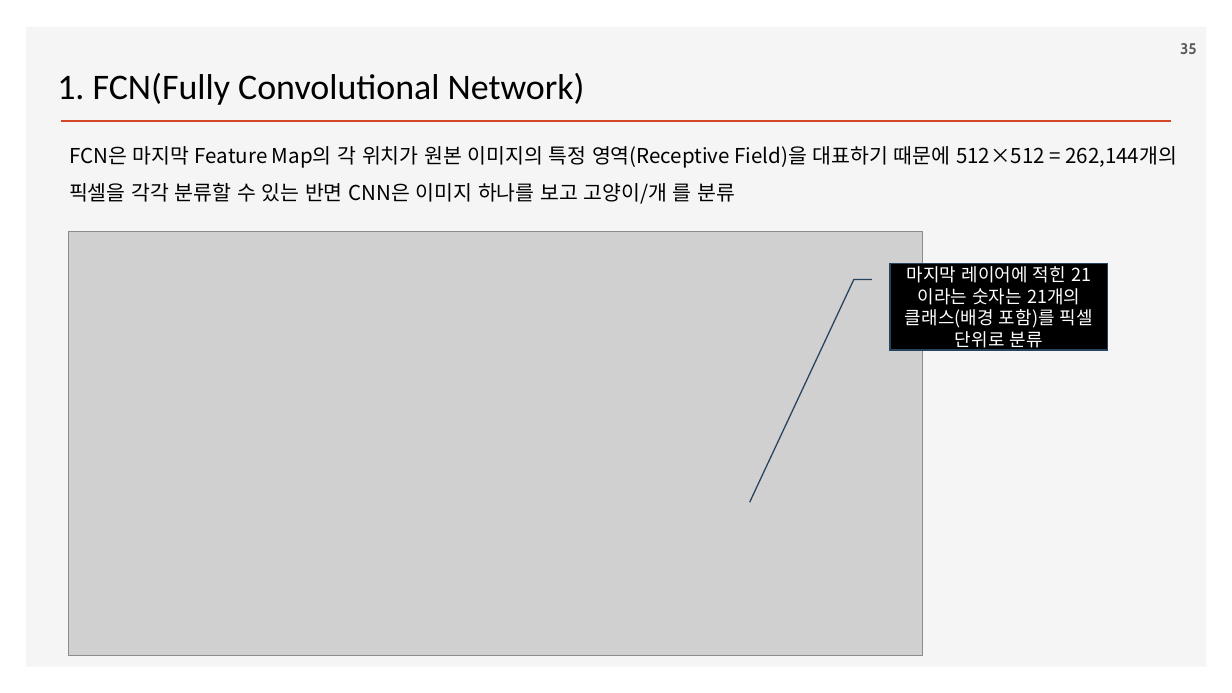
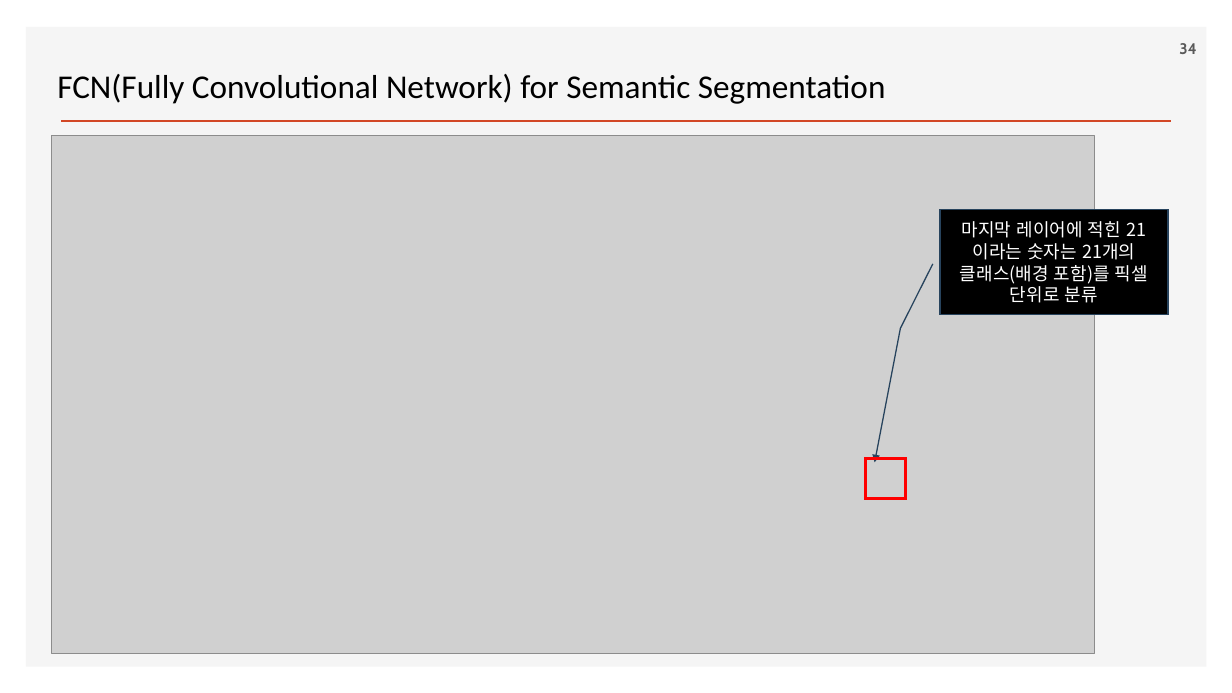
Before and after one commit to ancestor9/2026_Fall_Deep-Learning-with-Python, a slide deck: slide 34 of Chapter 11 Image segmentation.pptx (slide 35 before the commit). Drawn at 1232x693 pixels with LibreOffice and Linux fonts; fonts in the diff are those of the drawing; grey boxes stand for pictures; background and template pictures are left out. Boxes give left, top, right and bottom in pixels: in the first picture for what was removed or moved away, otherwise in the second. Text is boxed around its words. In the diff, an @@ line names an element or a change of style, - is before the commit and + after.

```diff
--- a/Chapter 11 Image segmentation.pptx
+++ b/Chapter 11 Image segmentation.pptx
@@ page number at (1179,43,1196,54): text changed @@
-35
+34
@@ text at (57,74,886,104): text changed; size 28 to 25.9 pt @@
-1. FCN(Fully Convolutional Network)
+FCN(Fully Convolutional Network) for Semantic Segmentation
@@ picture: place and size @@
-picture at (68,231,922,655)
+picture at (52,135,1095,653)
@@ text removed at (69,146,1177,204) @@
-FCN은 마지막 Feature Map의 각 위치가 원본 이미지의 특정 영역(Receptive Field)을 대표하기 때문에 512×512 = 262,144개의 픽셀을 각각 분류할 수 있는 반면 CNN은 이미지 하나를 보고 고양이/개 를 분류
@@ border callout "마지막 레이어에 적힌 21이라는 숫자는 ...": place and size @@
-border callout "마지막 레이어에 적힌 21이라는 숫자는 ..." at (890,263,1108,350)
+border callout "마지막 레이어에 적힌 21이라는 숫자는 ..." at (940,210,1168,315)
@@ border callout "마지막 레이어에 적힌 21이라는 숫자는 ..." at (940,210,1168,315): proportions changed @@
@@ rectangle added at (865,458,906,499), outline #FF0000 2.25 pt @@
```
Also in this commit, not shown: 1 other slide changed, 2 slides added.
